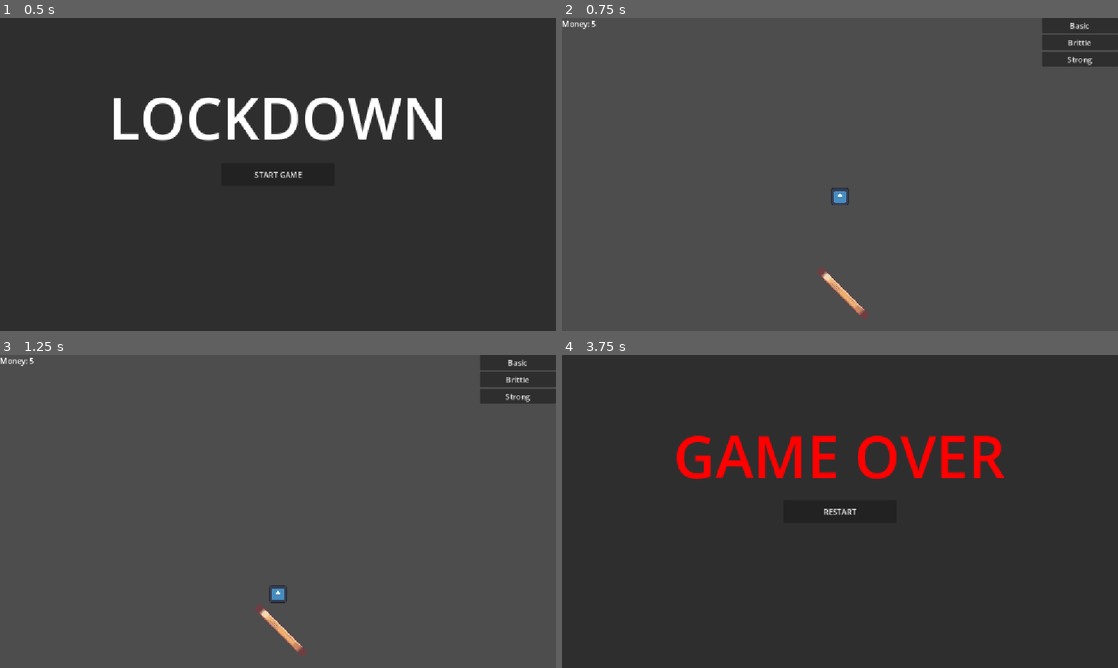
Above: before the commit, frames 1-4 (two rows, left to right).
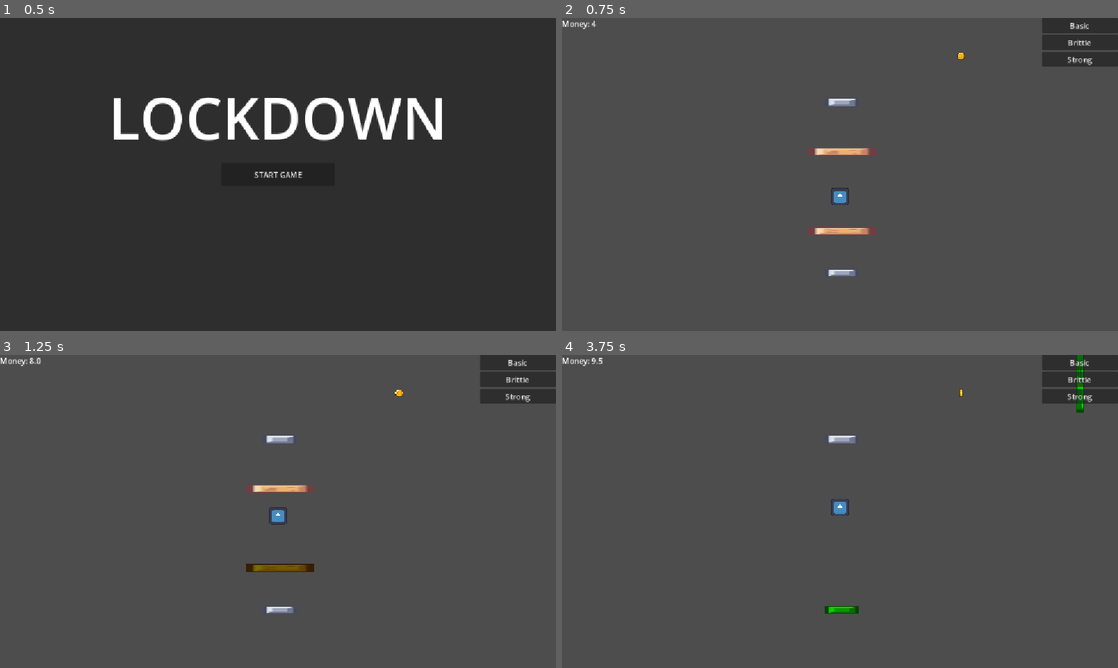
Above: after the commit, the same moments.

Repository: Charlielove19/lock-down
Game: Godot game, scene res://scenes/Game.tscn
The game is run twice, just before and just after one commit, with the same random seed, the same clock (stepped at 60 frames per second) and the same inputs. The engine's default icon, where the game draws it, is replaced by a stand-in: a white triangle on a blue panel in a dark square.
Inputs (mouse positions are in pixels of both pictures, inside the frame that each line leads up to):
- Up to frame 1 (0.5 s): no input
- Up to frame 2 (0.75 s): click "START GAME" at 0.5 s
- Up to frame 3 (1.25 s): no input
- Up to frame 4 (3.75 s): click "Basic" at 1.25 s; click "Brittle" at 2 s; click "Strong" at 2.75 s; move the mouse to (962, 495) at 3.52 s; hold D (input_right) from 3.53 s (still down)

Frame 1 is identical in both runs. In frame 2, 1.2% of the frame differs, in the area x 5-73%, y 0-97%; in frame 3, 1.4%; in frame 4, 98%, in the area x 0-100%, y 0-100%.

Commit message:
added coins
added coins to the game
the game is starting to feel alive

Diff:
--- a/scenes/Ball.tscn
+++ b/scenes/Ball.tscn
@@ -8,7 +8,7 @@
 [node name="Ball" type="CharacterBody2D" unique_id=502527504]
 scale = Vector2(2, 2)
 collision_layer = 3
-collision_mask = 2
+collision_mask = 3
 script = ExtResource("1_ja1hk")
 
 [node name="CollisionShape2D" type="CollisionShape2D" parent="." unique_id=1285962976]
--- /dev/null
+++ b/scenes/Coin.tscn
@@ -0,0 +1,121 @@
+[gd_scene format=3 uid="uid://4wxrxo7nestl"]
+
+[ext_resource type="Script" uid="uid://0ertoeti341d" path="res://scripts/coin.gd" id="1_5twpi"]
+[ext_resource type="Texture2D" uid="uid://eyvyoj5hhmgs" path="res://assets/Animated Gold Coin - Free/Animated Gold Coin - Free/Gold/gold_collect.png" id="1_kyq3r"]
+[ext_resource type="Texture2D" uid="uid://c02edjhrdyvqv" path="res://assets/Animated Gold Coin - Free/Animated Gold Coin - Free/Gold/gold_spin.png" id="2_5twpi"]
+
+[sub_resource type="AtlasTexture" id="AtlasTexture_bedda"]
+atlas = ExtResource("1_kyq3r")
+region = Rect2(25, 0, 25, 25)
+
+[sub_resource type="AtlasTexture" id="AtlasTexture_2du1a"]
+atlas = ExtResource("1_kyq3r")
+region = Rect2(50, 0, 25, 25)
+
+[sub_resource type="AtlasTexture" id="AtlasTexture_r2og0"]
+atlas = ExtResource("1_kyq3r")
+region = Rect2(75, 0, 25, 25)
+
+[sub_resource type="AtlasTexture" id="AtlasTexture_61u1m"]
+atlas = ExtResource("1_kyq3r")
+region = Rect2(100, 0, 25, 25)
+
+[sub_resource type="AtlasTexture" id="AtlasTexture_7om06"]
+atlas = ExtResource("1_kyq3r")
+region = Rect2(125, 0, 25, 25)
+
+[sub_resource type="AtlasTexture" id="AtlasTexture_e4cfa"]
+atlas = ExtResource("2_5twpi")
+region = Rect2(0, 0, 25, 25)
+
+[sub_resource type="AtlasTexture" id="AtlasTexture_yhj0e"]
+atlas = ExtResource("2_5twpi")
+region = Rect2(25, 0, 25, 25)
+
+[sub_resource type="AtlasTexture" id="AtlasTexture_5bujc"]
+atlas = ExtResource("2_5twpi")
+region = Rect2(50, 0, 25, 25)
+
+[sub_resource type="AtlasTexture" id="AtlasTexture_yjbgf"]
+atlas = ExtResource("2_5twpi")
+region = Rect2(75, 0, 25, 25)
+
+[sub_resource type="AtlasTexture" id="AtlasTexture_a8cka"]
+atlas = ExtResource("2_5twpi")
+region = Rect2(100, 0, 25, 25)
+
+[sub_resource type="AtlasTexture" id="AtlasTexture_nykom"]
+atlas = ExtResource("2_5twpi")
+region = Rect2(125, 0, 25, 25)
+
+[sub_resource type="AtlasTexture" id="AtlasTexture_nlhuv"]
+atlas = ExtResource("2_5twpi")
+region = Rect2(150, 0, 25, 25)
+
+[sub_resource type="SpriteFrames" id="SpriteFrames_n048l"]
+animations = [{
+"frames": [{
+"duration": 1.0,
+"texture": SubResource("AtlasTexture_bedda")
+}, {
+"duration": 1.0,
+"texture": SubResource("AtlasTexture_2du1a")
+}, {
+"duration": 1.0,
+"texture": SubResource("AtlasTexture_r2og0")
+}, {
+"duration": 1.0,
+"texture": SubResource("AtlasTexture_61u1m")
+}, {
+"duration": 1.0,
+"texture": SubResource("AtlasTexture_7om06")
+}],
+"loop": 1,
+"name": &"Collect",
+"speed": 12.0
+}, {
+"frames": [{
+"duration": 1.0,
+"texture": SubResource("AtlasTexture_e4cfa")
+}, {
+"duration": 1.0,
+"texture": SubResource("AtlasTexture_yhj0e")
+}, {
+"duration": 1.0,
+"texture": SubResource("AtlasTexture_5bujc")
+}, {
+"duration": 1.0,
+"texture": SubResource("AtlasTexture_yjbgf")
+}, {
+"duration": 1.0,
+"texture": SubResource("AtlasTexture_a8cka")
+}, {
+"duration": 1.0,
+"texture": SubResource("AtlasTexture_nykom")
+}, {
+"duration": 1.0,
+"texture": SubResource("AtlasTexture_nlhuv")
+}],
+"loop": 1,
+"name": &"Spin",
+"speed": 10.0
+}]
+
+[sub_resource type="CircleShape2D" id="CircleShape2D_u2d4l"]
+radius = 8.062258
+
+[node name="Coin" type="Area2D" unique_id=1407395842 node_paths=PackedStringArray("animator")]
+script = ExtResource("1_5twpi")
+animator = NodePath("AnimatedSprite2D")
+reward = 20
+
+[node name="AnimatedSprite2D" type="AnimatedSprite2D" parent="." unique_id=1221508790]
+sprite_frames = SubResource("SpriteFrames_n048l")
+animation = &"Collect"
+frame_progress = 0.17076014
+
+[node name="CollisionShape2D" type="CollisionShape2D" parent="." unique_id=728964032]
+shape = SubResource("CircleShape2D_u2d4l")
+
+[connection signal="area_entered" from="." to="." method="_on_area_entered"]
+[connection signal="body_entered" from="." to="." method="_on_body_entered"]
--- /dev/null
+++ b/scenes/Coin_spawner.tscn
@@ -0,0 +1,16 @@
+[gd_scene format=3 uid="uid://bakc8q4h00h3b"]
+
+[ext_resource type="Script" uid="uid://bxa4m1c450ua2" path="res://scripts/coin_spawner.gd" id="1_i4dud"]
+[ext_resource type="PackedScene" uid="uid://4wxrxo7nestl" path="res://scenes/Coin.tscn" id="2_2i6p1"]
+
+[sub_resource type="RectangleShape2D" id="RectangleShape2D_1gysy"]
+size = Vector2(1056, 521)
+
+[node name="CoinSpawner" type="Area2D" unique_id=1988217791 node_paths=PackedStringArray("area")]
+script = ExtResource("1_i4dud")
+coin = ExtResource("2_2i6p1")
+area = NodePath("SpawnArea")
+
+[node name="SpawnArea" type="CollisionShape2D" parent="." unique_id=2026140510]
+position = Vector2(570, 326.5)
+shape = SubResource("RectangleShape2D_1gysy")
--- a/scenes/Game.tscn
+++ b/scenes/Game.tscn
@@ -3,6 +3,7 @@
 [ext_resource type="Script" uid="uid://c1a2bs4hnphvx" path="res://scripts/game.gd" id="1_cpr0p"]
 [ext_resource type="PackedScene" uid="uid://cnpaojfl3fuuw" path="res://scenes/Ball.tscn" id="1_ibkli"]
 [ext_resource type="PackedScene" uid="uid://qd2wtc6gqylt" path="res://scenes/start_environments/Easy.tscn" id="2_3xj3m"]
+[ext_resource type="PackedScene" uid="uid://bakc8q4h00h3b" path="res://scenes/Coin_spawner.tscn" id="2_7ua8r"]
 [ext_resource type="PackedScene" uid="uid://dl4wu287ysq0h" path="res://scenes/Wall.tscn" id="2_qbsmt"]
 [ext_resource type="PackedScene" uid="uid://bj5clrmyfcmpx" path="res://scenes/WallButton.tscn" id="3_400sg"]
 [ext_resource type="Script" uid="uid://cu4idgddy6of7" path="res://scripts/wall_data.gd" id="3_kiw3p"]
@@ -38,10 +39,10 @@
 [node name="Game" type="Node2D" unique_id=516437375 node_paths=PackedStringArray("interactables", "money_label", "wall_menu", "game_UI", "main_menu", "game_over_menu")]
 script = ExtResource("1_cpr0p")
 interactables = NodePath("Interactables")
-difficulty = 3
+coin_spawner = ExtResource("2_7ua8r")
 start_scenes = Array[PackedScene]([ExtResource("2_3xj3m"), ExtResource("3_mcffj"), ExtResource("4_2rd6h"), ExtResource("5_mcffj")])
 money_label = NodePath("UI/GameUI2/Money")
-money = 5
+start_money = 5
 wall_scene = ExtResource("2_qbsmt")
 wall_button_scene = ExtResource("3_400sg")
 wall_datas = Array[ExtResource("3_kiw3p")]([ExtResource("4_400sg"), ExtResource("5_g4kob"), ExtResource("6_qy1jj")])
--- /dev/null
+++ b/scripts/coin.gd
@@ -0,0 +1,15 @@
+extends Node
+@export var animator:AnimatedSprite2D
+@export var reward: int
+
+
+
+func _ready():
+	animator.play("Spin")
+
+
+func _on_body_entered(body: Node2D) -> void:
+	get_parent().coins_spawned -=1
+	get_tree().current_scene.add_money(reward)
+	animator.play("Collect")
+	self.queue_free()
--- /dev/null
+++ b/scripts/coin_spawner.gd
@@ -0,0 +1,26 @@
+extends Node
+
+@export var coin:PackedScene
+@export var area:CollisionShape2D
+@onready var coins_spawned:= int(0)
+
+func _ready():
+	print("coin_spawner_instantiated")
+
+func _process(delta):
+	if coins_spawned<1:
+		spawn_coin()
+func create_position_in_area():
+	var rect = area.shape.get_rect()
+	var x = randf_range(0, rect.size.x)
+	var y = randf_range(0, rect.size.y)
+	var position = Vector2(x,y)
+	return position
+func spawn_coin():
+	print("coins spawned:", coins_spawned)
+	coins_spawned += 1
+	var random_position = create_position_in_area()
+	print("random position is: ", random_position)
+	var instantiated_coin = coin.instantiate()
+	instantiated_coin.position = random_position
+	add_child(instantiated_coin)
--- a/scripts/game.gd
+++ b/scripts/game.gd
@@ -2,7 +2,9 @@
 @export var interactables: Node2D
 #State Variables
 var game_over_flag: bool
-
+#coin variables
+@export var coin_spawner:PackedScene
+#difficulty variables
 enum Difficulty{
 	EASY,
 	NORMAL,
@@ -14,7 +16,8 @@
 
 #money variables
 @export var money_label: Label
-@export var money = 4
+@export var start_money: int
+var money = 4
 
 #wall variables
 @export var wall_scene: PackedScene
@@ -39,7 +42,9 @@
 @export var ball_scene: PackedScene
 
 func start_game():
-
+	money = start_money
+	var instantiated_coin_spawner = coin_spawner.instantiate()
+	interactables.add_child(instantiated_coin_spawner)
 	game_over_flag = false
 	main_menu.visible = false
 	game_over_menu.visible = false
Binary file added: assets/Animated Gold Coin - Free/Animated Gold Coin - Free/Gold/Preview/gold_collect.gif
Binary file added: assets/Animated Gold Coin - Free/Animated Gold Coin - Free/Gold/Preview/gold_spin.gif
Binary file added: assets/Animated Gold Coin - Free/Animated Gold Coin - Free/Gold/gold_collect.png
Not shown, added: assets/Animated Gold Coin - Free/Animated Gold Coin - Free/Gold/gold_collect.png.import
Binary file added: assets/Animated Gold Coin - Free/Animated Gold Coin - Free/Gold/gold_spin.png
Not shown, added: assets/Animated Gold Coin - Free/Animated Gold Coin - Free/Gold/gold_spin.png.import
Not shown, added: assets/Animated Gold Coin - Free/Animated Gold Coin - Free/LICENSE.txt
Not shown, added: assets/Animated Gold Coin - Free/Animated Gold Coin - Free/README.txt
Binary file added: assets/Animated Gold Coin - Free/Animated Gold Coin - Free/cover.png
Not shown, added: assets/Animated Gold Coin - Free/Animated Gold Coin - Free/cover.png.import
Not shown, added: scripts/coin.gd.uid
Not shown, added: scripts/coin_spawner.gd.uid
(and 1 more such lines)
